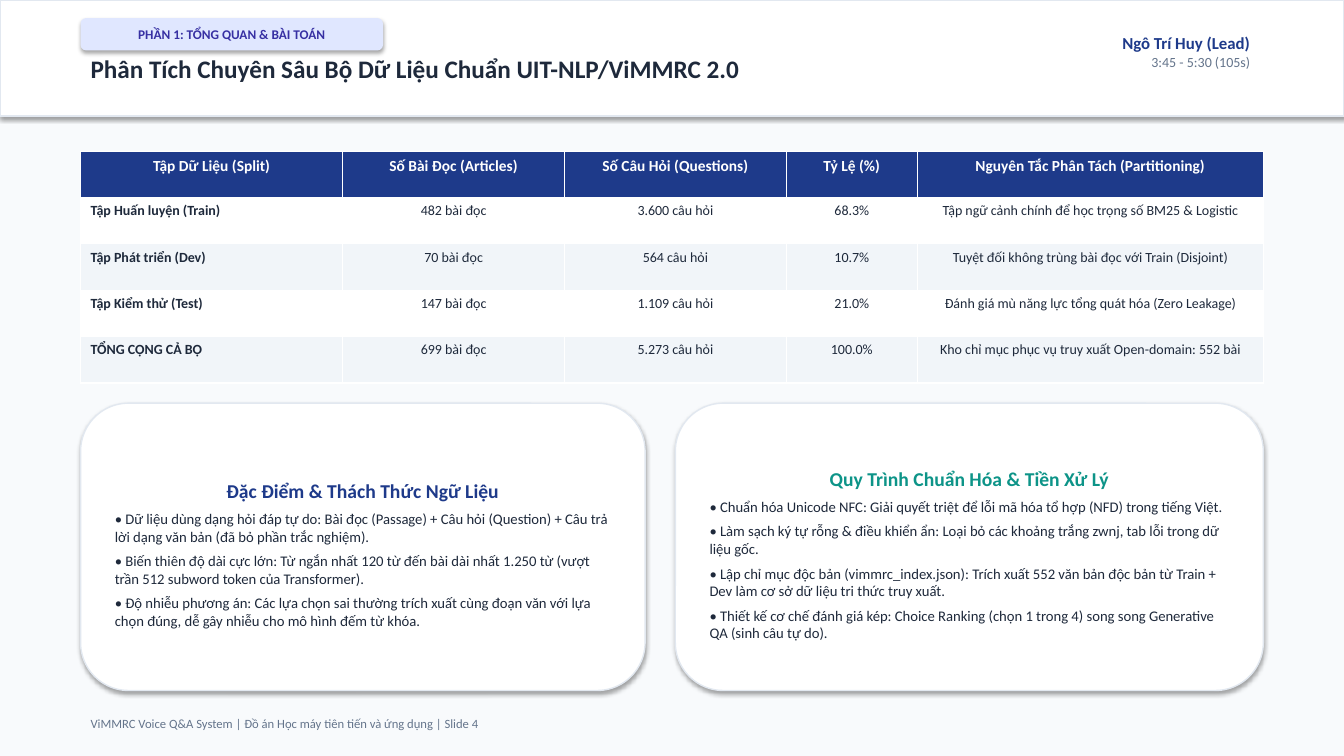
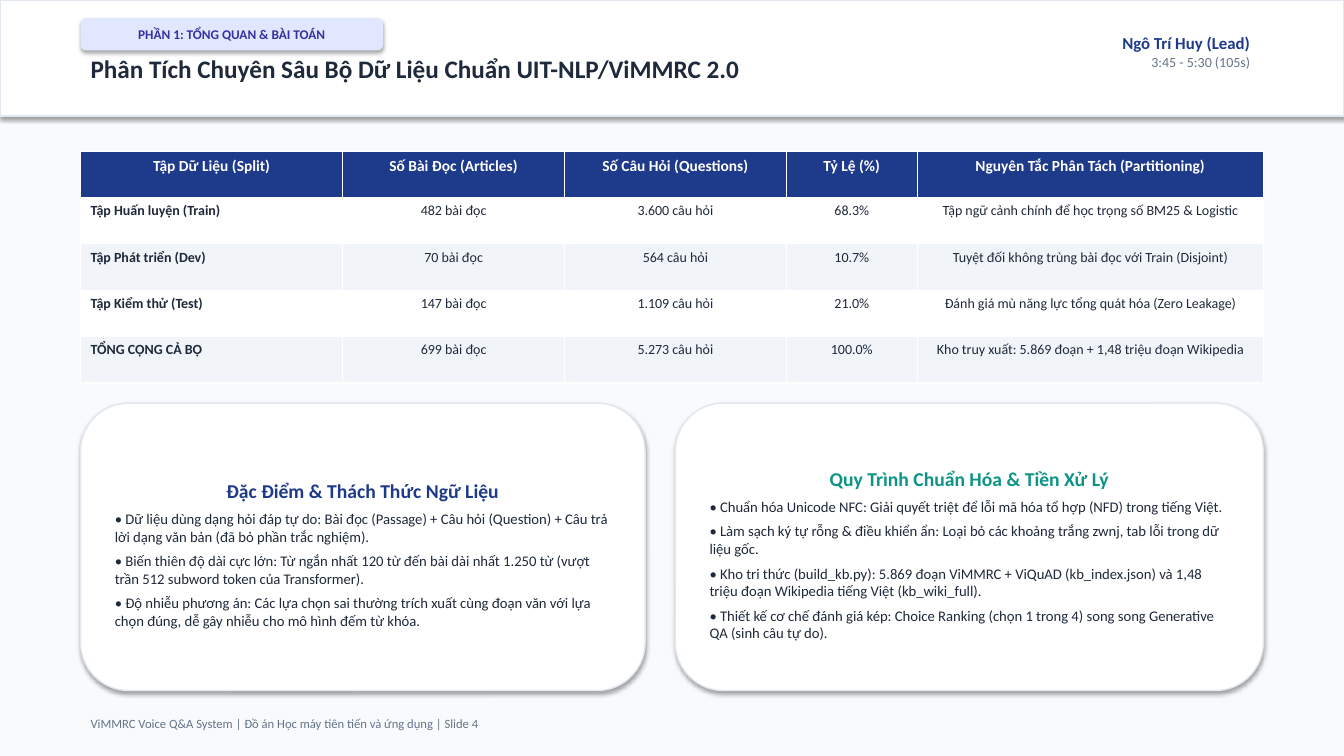
Before and after one commit to ngohuy04022000/vimmrc-qa-voice, a slide deck: slide 4 of docs/ViMMRC_Presentation_30min.pptx. Drawn at 1344x756 pixels with LibreOffice and Linux fonts; fonts in the diff are those of the drawing. Boxes give left, top, right and bottom in pixels: in the first picture for what was removed or moved away, otherwise in the second. Text is boxed around its words. In the diff, an @@ line names an element or a change of style, - is before the commit and + after.

```diff
--- a/docs/ViMMRC_Presentation_30min.pptx
+++ b/docs/ViMMRC_Presentation_30min.pptx
@@ table at <box>81,151,1263,383</box> @@
-row 5, column 5: Kho chỉ mục phục vụ truy xuất Open-domain: 552 bài
+row 5, column 5: Kho truy xuất: 5.869 đoạn + 1,48 triệu đoạn Wikipedia
@@ text in rounded rectangle at <box>710,568,1202,599</box>: text changed @@
-• Lập chỉ mục độc bản (vimmrc_index.json): Trích xuất 552 văn bản độc bản từ Train + Dev làm cơ sở dữ liệu tri thức truy xuất.
+• Kho tri thức (build_kb.py): 5.869 đoạn ViMMRC + ViQuAD (kb_index.json) và 1,48 triệu đoạn Wikipedia tiếng Việt (kb_wiki_full).
```
Also in this commit, not shown: 9 other slides changed, 14 other files.
